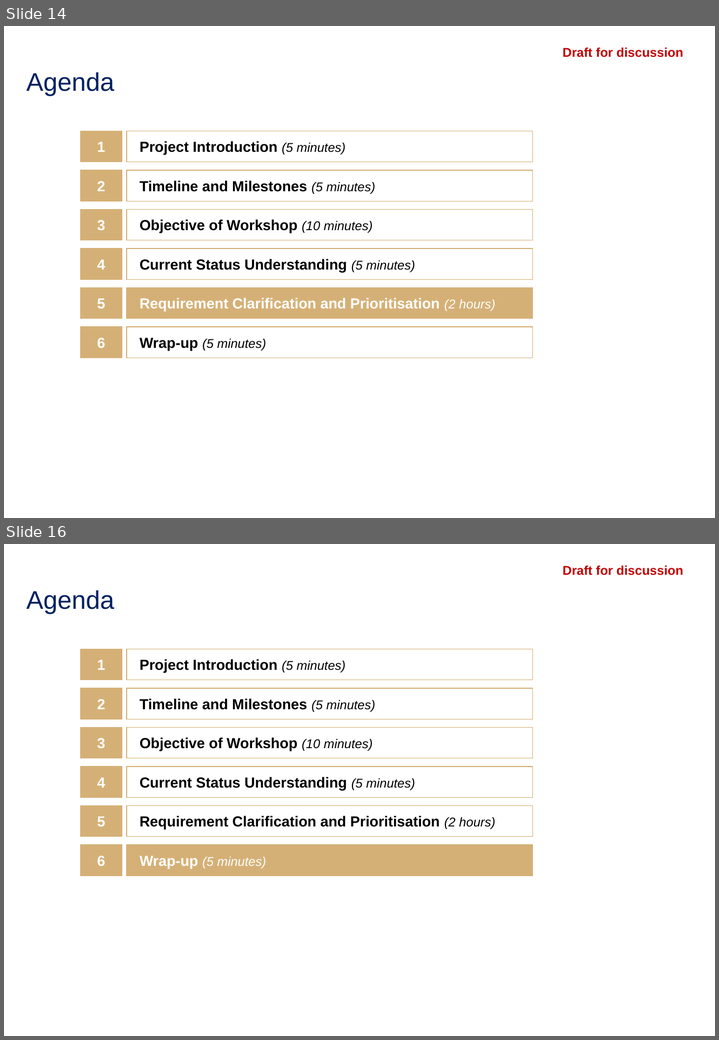
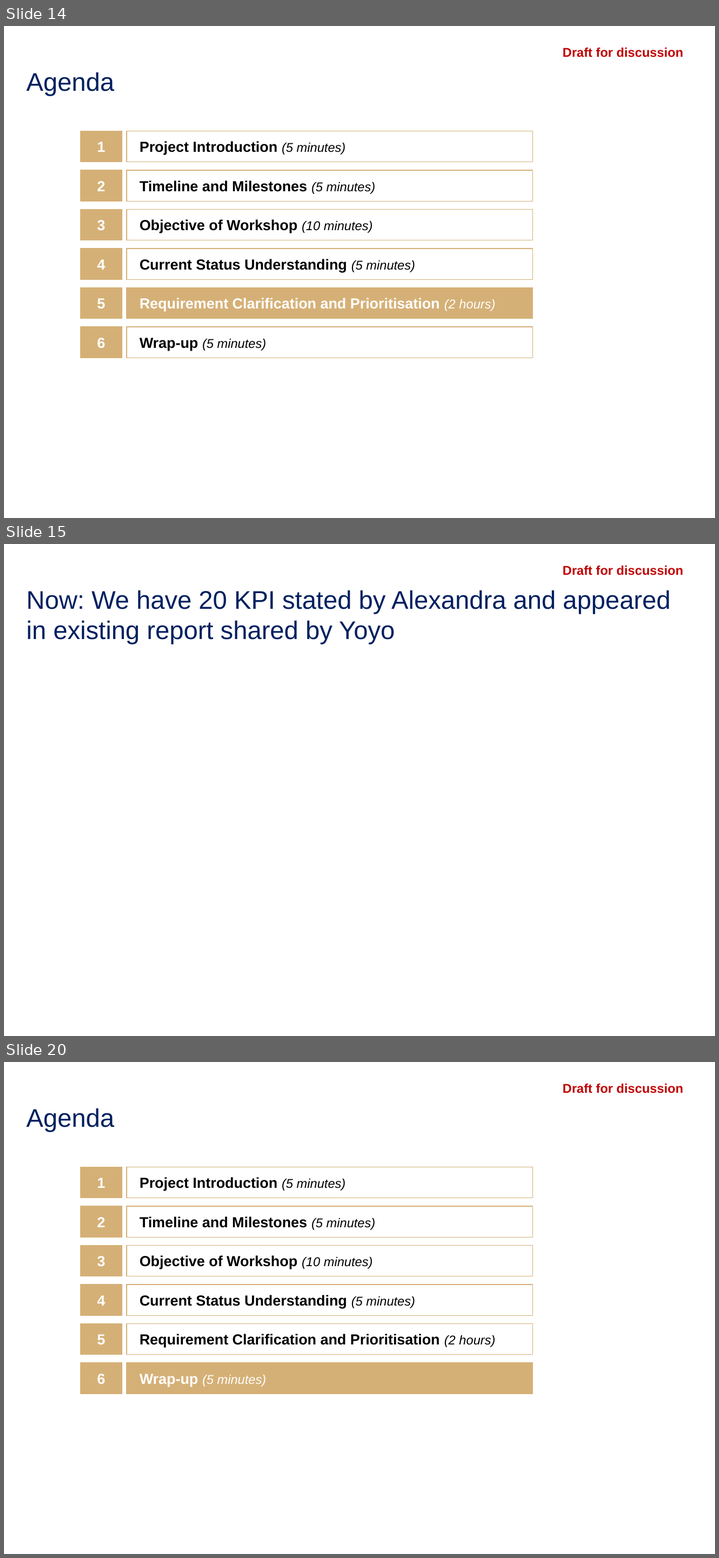
Before and after one commit to tkktommy/Compen, a slide deck: VIHL_Real-time Data Analytics - BRD - Makreitng.pptx. Shown one above the other, each under a label of ours: slides 14 and 16 before the commit, slides 14, 15 and 20 after it; the slides between them are not shown. The pictures are 719x1040 and 719x1558 pixels, drawn with LibreOffice and Linux fonts; fonts in the diff are those of the drawing; background and template pictures are left out. Boxes give left, top, right and bottom in pixels: in the first picture for what was removed or moved away, otherwise in the second. Text is boxed around its words. In the diff, an @@ line names an element or a change of style, - is before the commit and + after.

```diff
--- a/VIHL_Real-time Data Analytics - BRD - Makreitng.pptx
+++ b/VIHL_Real-time Data Analytics - BRD - Makreitng.pptx
@@ slide 15 added at (4,544,715,1036), background #FFFFFF; not listed: 3 template elements that a slide beside it also shows @@
@@ title added at (26,590,670,644), 28 pt, text #002060 @@
+Now: We have 20 KPI stated by Alexandra and appeared in existing report shared by Yoyo
@@ what was slide 16 is now slide 20 @@
```
Also in this commit, not shown: 6 slides changed, 4 other slides added, 1 slide removed, 1 other file.
